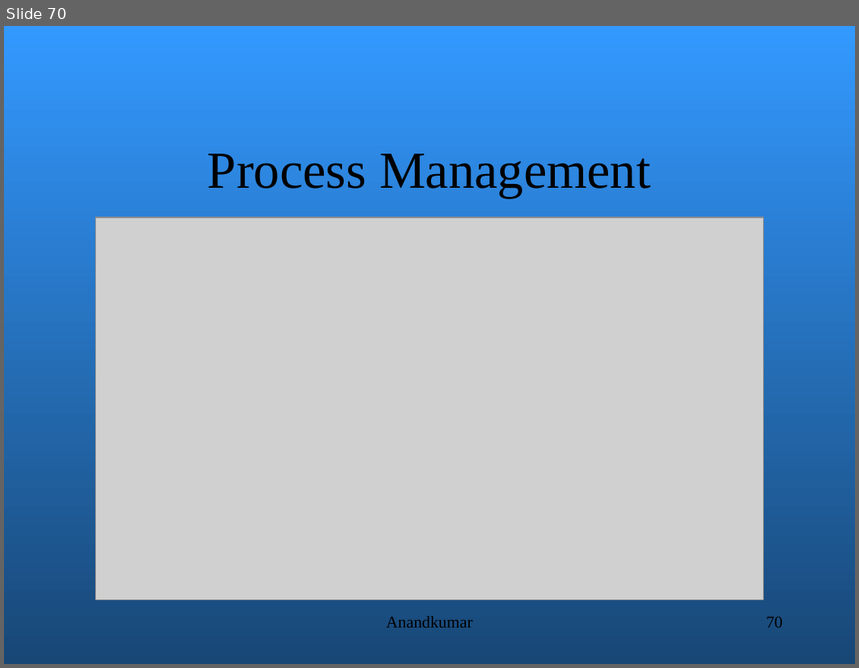
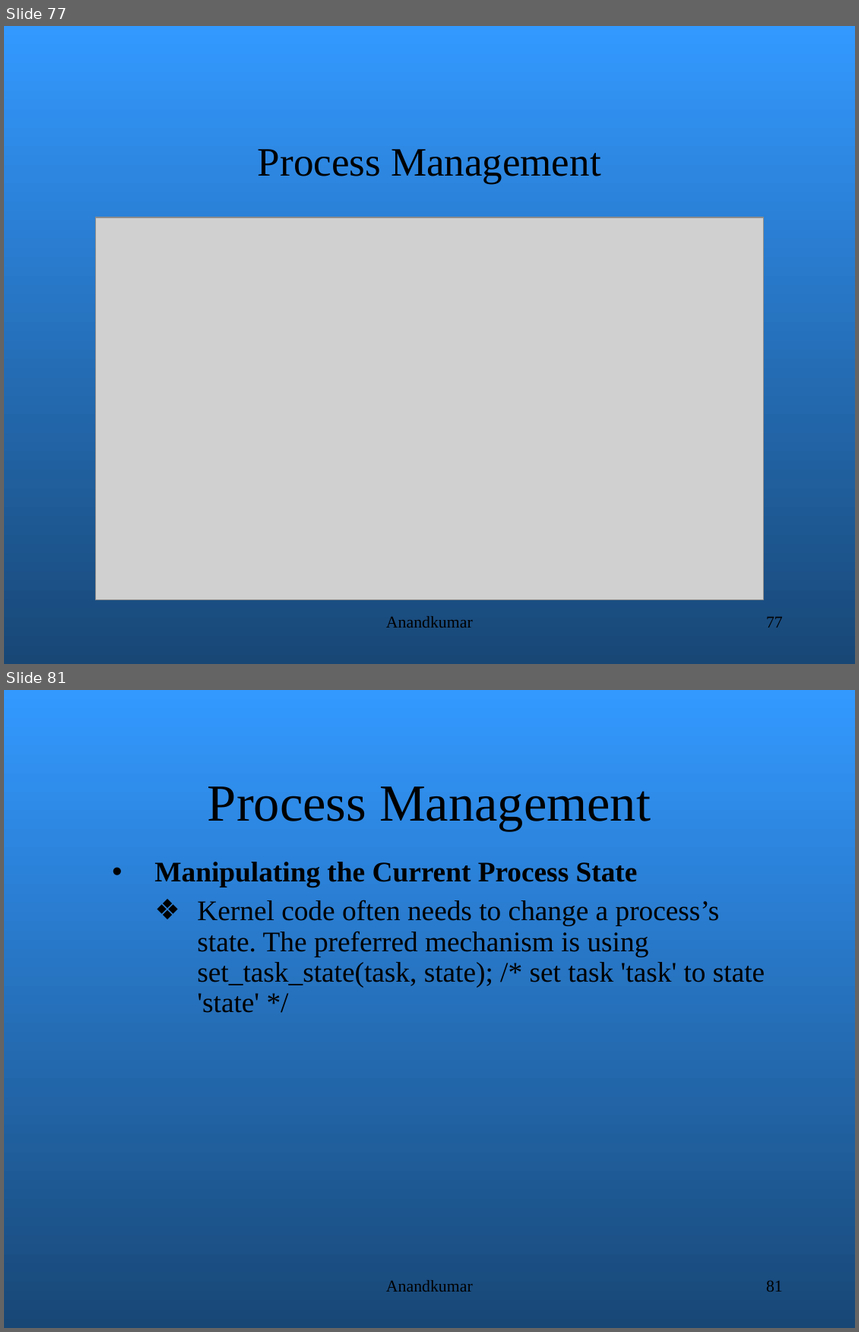
Before and after one commit to amitsagargowda/LinuxKernelDevelopment, a slide deck: Kernel_programming.ppt. Shown one above the other, each under a label of ours: slide 70 before the commit, slides 77 and 81 after it; the slides between them are not shown. The pictures are 859x668 and 859x1332 pixels, drawn with LibreOffice and Linux fonts; fonts in the diff are those of the drawing; grey boxes stand for pictures; background and template pictures are left out. Boxes give left, top, right and bottom in pixels: in the first picture for what was removed or moved away, otherwise in the second. Text is boxed around its words. In the diff, an @@ line names an element or a change of style, - is before the commit and + after.

```diff
--- a/Kernel_programming.ppt
+++ b/Kernel_programming.ppt
@@ slide 81 added at <box>4,690,855,1328</box>, background gradient #3399FF to #184776 @@
@@ text added at <box>208,787,651,831</box>, 44 pt, text #000000 @@
+Process Management
@@ text added at <box>154,862,765,1013</box>, 24 pt, text #000000 @@
+    • Manipulating the Current Process State
+      ❖ Kernel code often needs to change a process’s state. The preferred mechanism is using set_task_state(task, state); /* set task 'task' to state 'state' */
@@ text added at <box>386,1281,473,1292</box>, 14 pt, text #000000 @@
+Anandkumar
@@ page number added at <box>766,1281,783,1292</box>, 14 pt, text #000000 @@
+81
@@ what was slide 70 is now slide 77 @@
@@ slide 77 changed as well @@
@@ text "Process Management" at <box>258,149,601,184</box>: size 44 to 34.1 pt @@
@@ page number at <box>766,617,783,628</box>: text changed @@
-70
+77
```
Also in this commit, not shown: 19 other slides changed, 19 other slides added, 2 other files.
